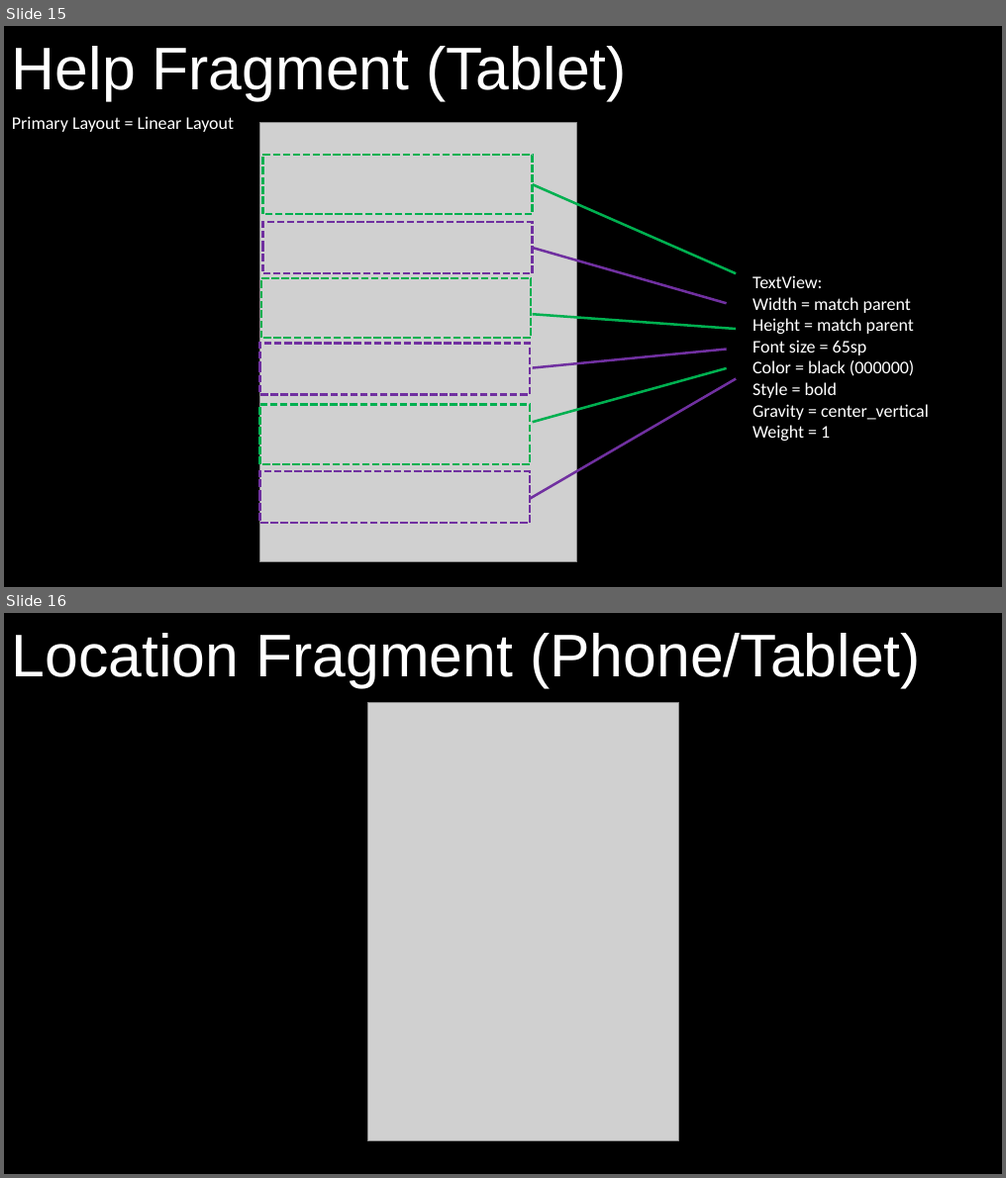
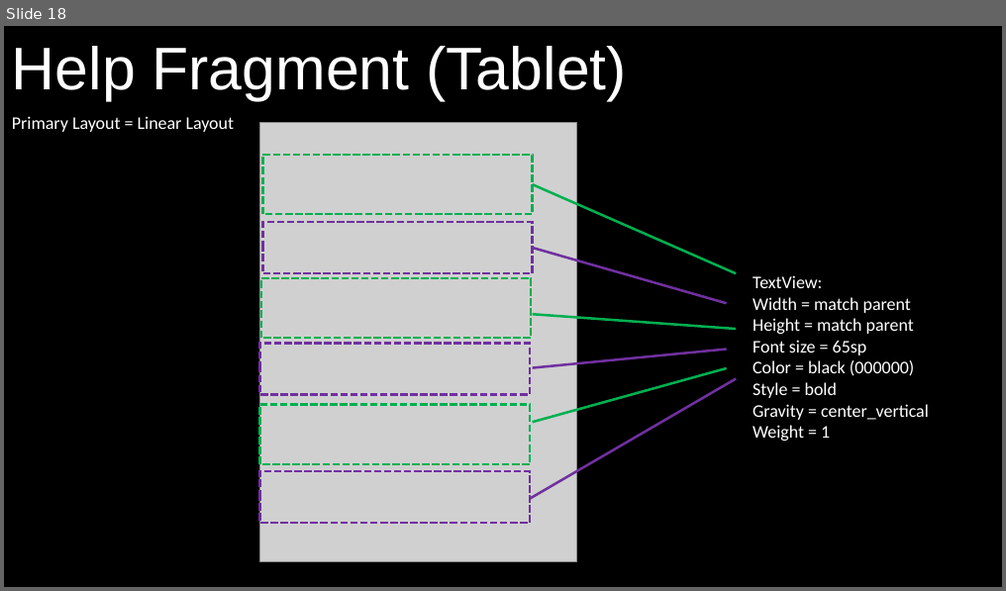
Before and after one commit to liuqidake/Lifestyle_Android_App, a slide deck: sketches-editable.pptx. Shown one above the other, each under a label of ours: slides 15 and 16 before the commit, slide 18 after it. The pictures are 1006x1178 and 1006x591 pixels, drawn with LibreOffice and Linux fonts; fonts in the diff are those of the drawing; grey boxes stand for pictures. Boxes give left, top, right and bottom in pixels: in the first picture for what was removed or moved away, otherwise in the second. Text is boxed around its words. In the diff, an @@ line names an element or a change of style, - is before the commit and + after.

```diff
--- a/sketches-editable.pptx
+++ b/sketches-editable.pptx
@@ slide 16 removed at (4,613,1002,1174), background #000000 @@
@@ text removed at (12,633,921,688) @@
-Location Fragment (Phone/Tablet)
@@ picture removed at (367,703,678,1142) @@
@@ what was slide 15 is now slide 18 @@
```
Also in this commit, not shown: 4 slides changed, 11 slides added, 2 other files.
